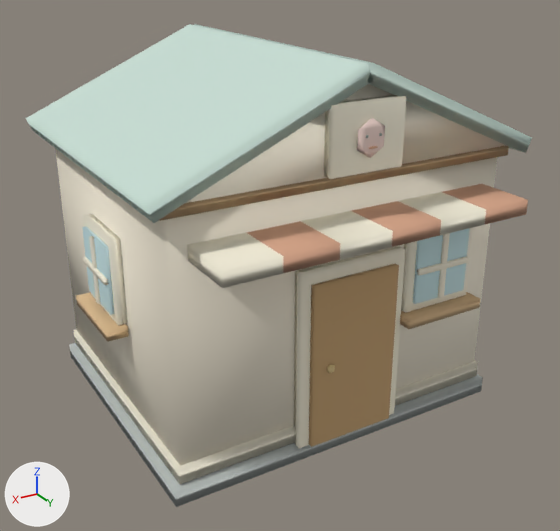
A saved change to the glTF model public/assets/island/additions-v1/facilities/faces_low.glb.
One viewpoint serves both versions: a 50 mm lens placed at (3.54, 6.15, 4.28), pointed at (0.08, 0.37, 1.4). Lighting does not change. The marker at lower left points along +X, +Y and +Z. The first picture is the older version. Where no turn or scale is listed for an object, it has been applied to the vertices. Vertices at exactly the same position are counted once.

Before the edit, the objects in view are built like this:
```python
me_mesh_0 = bpy.data.meshes.new('Mesh_0')
me_mesh_0.from_pydata(...)  # 336 vertices, 538 faces; spans x 0.0..3.62, y -3.45..0.0, z 0.0..3.4
me_mesh_0.materials.append(mat_stone)  # light grey #bfc5c2
me_mesh_0.materials.append(mat_wall)  # pale yellow #f5ecd8
me_mesh_0.materials.append(mat_cream)  # pale yellow #f5efda
me_mesh_0.materials.append(mat_wood_light)  # beige #d7b68b
me_mesh_0.materials.append(mat_roof_sage)  # pale green #c7ddd3
me_mesh_0.materials.append(mat_wood)  # brown #c2a072
me_mesh_0.materials.append(mat_brass)  # beige #d7c08b
me_mesh_0.materials.append(mat_glass)  # pale blue #c7e3e6
me_mesh_0.materials.append(mat_roof_clay)  # beige #d7a689
me_mesh_0.materials.append(mat_wall_rose)  # pale pink #ecd3ca
me_mesh_0.materials.append(mat_dark)  # grey #89938b
ob_mesh_0 = bpy.data.objects.new('Mesh_0', me_mesh_0)
ob_mesh_0.location = (-1.81, 1.89, 0.0)
```
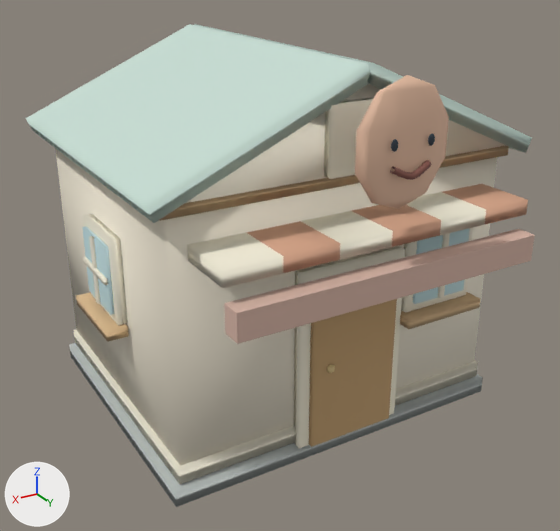
Where the newer file only moved an object's origin or applied its transform, the numbers keep the older frame.

What differs and where, as boxes (x1, y1, x2, y2) in the pictures (560 x 531 px):
'Mesh_0', reshaped
    before: (25, 24, 532, 507)
    after: (25, 24, 535, 507)
part 1 of me_mesh_0, added (beige)
    after: (355, 75, 449, 209)
part 2 of me_mesh_0, added
    after: (428, 133, 435, 146)
part 3 of me_mesh_0, added
    after: (391, 139, 398, 152)
part 4 of me_mesh_0, added
    after: (390, 160, 431, 180)
part 5 of me_mesh_0, added (brown)
    after: (224, 229, 535, 344)

The change, as a list of edits to the scene's bpy script:
```text
Add mat_distinctive_fixed_colors:
    mat_distinctive_fixed_colors = bpy.data.materials.new('Distinctive fixed colors')
    mat_distinctive_fixed_colors.use_nodes = True; mat_distinctive_fixed_colors.node_tree.nodes.clear()
    _N = mat_distinctive_fixed_colors.node_tree.nodes; _L = mat_distinctive_fixed_colors.node_tree.links
    n0 = _N.new('ShaderNodeBsdfPrincipled'); n0.name = 'Principled BSDF'
    n0.inputs[2].default_value = 0.82  # 'Roughness'
    n1 = _N.new('ShaderNodeOutputMaterial'); n1.name = 'Material Output'
    n2 = _N.new('ShaderNodeVertexColor'); n2.name = 'Color Attribute'
    _L.new(n0.outputs[0], n1.inputs[0])  # 'BSDF' to 'Surface'
    _L.new(n2.outputs[0], n0.inputs[0])  # 'Color' to 'Base Color'
Change me_mesh_0:
    used by ob_mesh_0; location = (-1.81, 1.89, 0.0)
    remove me_mesh_0.from_pydata(...)  # 336 vertices, 538 faces; spans x 0.0..3.62, y -3.45..0.0, z 0.0..3.4
    add me_mesh_0.from_pydata(...)  # 540 vertices, 918 faces; spans x 0.0..3.62, y -3.45..0.2, z 0.0..3.4
    me_mesh_0 part 1: a new loose piece, an icosphere of 80 faces spanning x 1.39..2.23, y -0.03..0.14, z 2.41..3.38, in mat_distinctive_fixed_colors
    me_mesh_0 part 2: a new loose piece, an icosphere of 80 faces spanning x 1.614..1.675, y 0.155..0.175, z 2.884..2.976, in mat_distinctive_fixed_colors
    me_mesh_0 part 3: a new loose piece, an icosphere of 80 faces spanning x 1.945..2.006, y 0.155..0.175, z 2.884..2.976, in mat_distinctive_fixed_colors
    me_mesh_0 part 4: a new loose piece of 54 vertices spanning x 1.63..1.99, y 0.13..0.2, z 2.67..2.78, in mat_distinctive_fixed_colors
    me_mesh_0 part 5: a new loose piece of 24 vertices spanning x 0.4..3.22, y -0.04..0.15, z 1.72..1.96, in mat_distinctive_fixed_colors
    add me_mesh_0.materials.append(mat_distinctive_fixed_colors)
```
